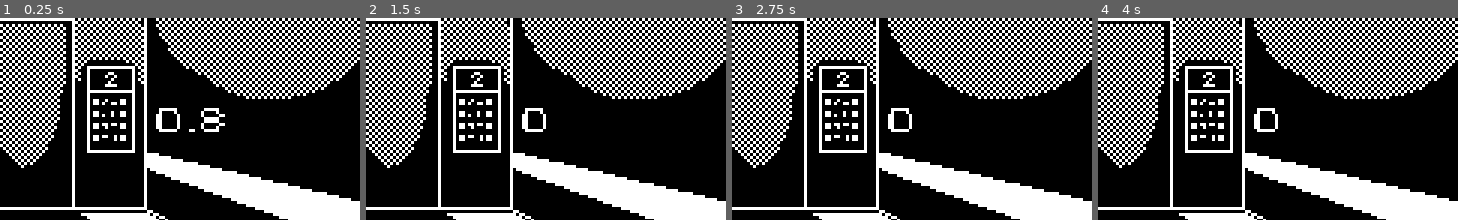
Above: before the commit, frames 1-4 (left to right).
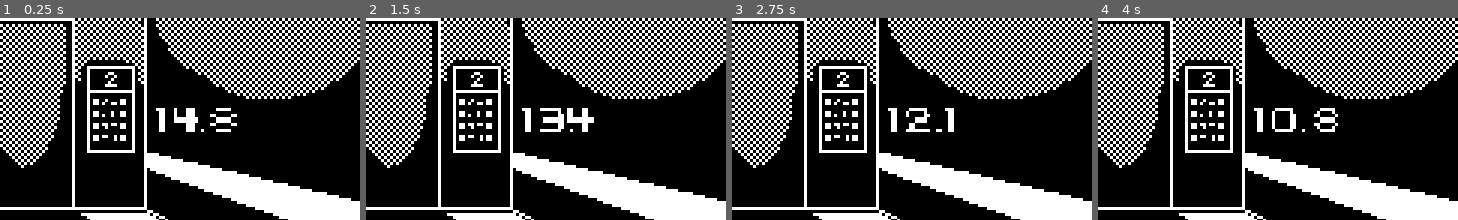
Above: after the commit, the same moments.

Repository: DIceEvYo/thegreatgasspi
Game: Godot game, scene res://stinky.tscn
Two runs of this game, one before a commit and one after it. Both use one fixed random seed, a clock stepped at 60 frames per second and the inputs below.
Inputs:
- Up to frame 1 (0.25 s): no input
- Up to frame 2 (1.5 s): tap Enter at 0.5 s
- Up to frame 3 (2.75 s): tap Space at 2 s
- Up to frame 4 (4 s): no input
The pictures show only the part of the screen within x 50-100%, y 21-71%; the shares and areas given below are measured in that part.

The runs differ from the first frame. In frame 1, 1.3% of the frame differs, in the area x 43-66%, y 44-57%; in frame 2, 1.1%; in frame 3, 0.8%; in frame 4, 1.0%.
Error before the commit: Invalid assignment of property or key 'text' with value of type 'String' on a base object of type 'null instance'. (res://Toot.gd:39)

Commit message:
implemented success sounds, adjusted audio volume, fixed fart bug, adjusted time added on correct key pressed, removed numbers key

Diff:
--- a/Toot.gd
+++ b/Toot.gd
@@ -1,23 +1,24 @@
 extends Node2D
 
 var all_exclusive_inclusive_wonderfully_poopsclusive_farttastical_limited_eddition_fart_gatcha = [
-	"res://assests/final/final1.mp3",
-	"res://assests/final/final2.mp3",
-	"res://assests/final/final3.mp3",
-	"res://assests/final/final4.mp3",
-	"res://assests/final/final5.mp3",
-	"res://assests/final/final6.mp3",
-	"res://assests/final/final7.mp3",
-	"res://assests/final/final8.mp3"
+	preload("res://assests/final/final1.mp3"),
+	preload("res://assests/final/final2.mp3"),
+	preload("res://assests/final/final3.mp3"),
+	preload("res://assests/final/final4.mp3"),
+	preload("res://assests/final/final5.mp3"),
+	preload("res://assests/final/final6.mp3"),
+	preload("res://assests/final/final7.mp3"),
+	preload("res://assests/final/final8.mp3")
 ]
+
+var no_fart_l_rizz_frfr_big_sadge = preload("res://assests/success.wav")
 
 var keys = [
 	'A', 'B', 'C', 'D', 'E', 'F', 'G', 'H', 'I', 'J',
 	'K', 'L', 'M', 'N', 'O', 'P', 'Q', 'R', 'S', 'T',
 	'U', 'V', 'W', 'X', 'Y', 'Z',
-	'0', '1', '2', '3', '4', '5', '6', '7', '8', '9'
 	]
-
+# '0', '1', '2', '3', '4', '5', '6', '7', '8', '9'
 var index = randi_range(0, keys.size()-1)
 var lucky_stinky_pooPoo = randi_range(0, all_exclusive_inclusive_wonderfully_poopsclusive_farttastical_limited_eddition_fart_gatcha.size()-1)
 var game_over = false
@@ -26,19 +27,17 @@
 	if not(game_over) and event is InputEventKey and event.pressed and not event.echo:
 		var key_pressed = event.as_text().to_upper()
 		if key_pressed == keys[index]:
-			add_time(1)
+			add_time(5)
+			$STUPIDPOOPOOBLASTER.stream = no_fart_l_rizz_frfr_big_sadge
+			$STUPIDPOOPOOBLASTER.play()
 		else:
 			subtract_time(0.1)
 
 
-func _process(delta):
+func _process(_delta):
 	if($Timer.time_left > 0):
 		$Label.text = str(snapped($Timer.time_left, 0.1))
-	else:
-		game_over = true
-		$RichTextLabel.text = "@#FQR#$ THE GAME IS OVER wfhurgbw$#$QTY$$Q"
-		$STUPIDPOOPOOBLASTER.stream = load(all_exclusive_inclusive_wonderfully_poopsclusive_farttastical_limited_eddition_fart_gatcha[lucky_stinky_pooPoo])
-		$STUPIDPOOPOOBLASTER.play()
+
 
 func subtract_time(seconds: float):
 	$Timer.start(max($Timer.time_left - seconds, 0))
@@ -46,3 +45,13 @@
 func add_time(seconds: float):
 	$Timer.start(max($Timer.time_left + seconds, 0))
 	index = randi_range(0, keys.size()-1)
+
+
+func _on_timer_timeout():
+	game_over = true
+	$Label.text = "@#FQR#$ THE GAME IS OVER wfhurgbw$#$QTY$$Q"
+	$STUPIDPOOPOOBLASTER.stream = all_exclusive_inclusive_wonderfully_poopsclusive_farttastical_limited_eddition_fart_gatcha[lucky_stinky_pooPoo]
+	$STUPIDPOOPOOBLASTER.play()
+	$Farticles.emitting = true
+	await $STUPIDPOOPOOBLASTER.finished
+	$Farticles.emitting = false
--- a/stinky.tscn
+++ b/stinky.tscn
@@ -1,19 +1,21 @@
-[gd_scene load_steps=4 format=3 uid="uid://dvith2v15oa4m"]
+[gd_scene load_steps=5 format=3 uid="uid://dvith2v15oa4m"]
 
 [ext_resource type="Script" path="res://Toot.gd" id="1_472d5"]
 [ext_resource type="Texture2D" uid="uid://dqkem34488k4v" path="res://assests/background2.png" id="2_rndl8"]
 [ext_resource type="FontFile" uid="uid://ui6uy1d0o60u" path="res://assests/Pixel.ttf" id="3_6vw6g"]
+[ext_resource type="PackedScene" uid="uid://bygobw5sieayw" path="res://farticles.tscn" id="4_k64ca"]
 
 [node name="Node2D" type="Node2D"]
 texture_filter = 1
 script = ExtResource("1_472d5")
 
 [node name="Timer" type="Timer" parent="."]
+wait_time = 15.0
 one_shot = true
 autostart = true
 
 [node name="STUPIDPOOPOOBLASTER" type="AudioStreamPlayer" parent="."]
-volume_db = 15.0
+volume_db = 8.0
 
 [node name="Sprite2D" type="Sprite2D" parent="."]
 position = Vector2(120, 67.5)
@@ -33,3 +35,8 @@
 scale = Vector2(0.7, 0.7)
 theme_override_fonts/font = ExtResource("3_6vw6g")
 text = "200.1"
+
+[node name="Farticles" parent="." instance=ExtResource("4_k64ca")]
+position = Vector2(81, 104)
+
+[connection signal="timeout" from="Timer" to="." method="_on_timer_timeout"]
